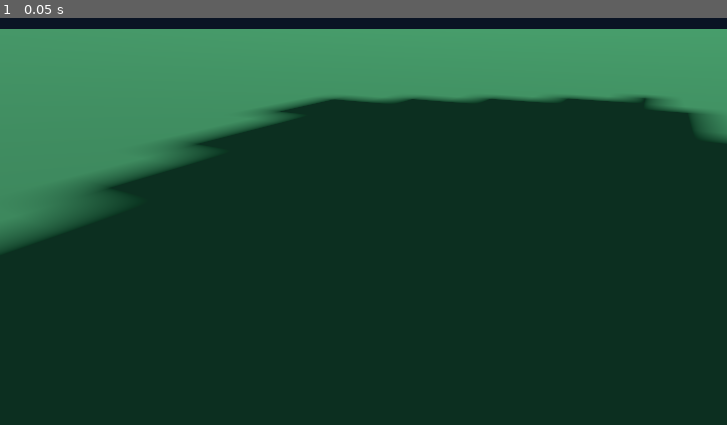
Above: before the commit, frame 1.
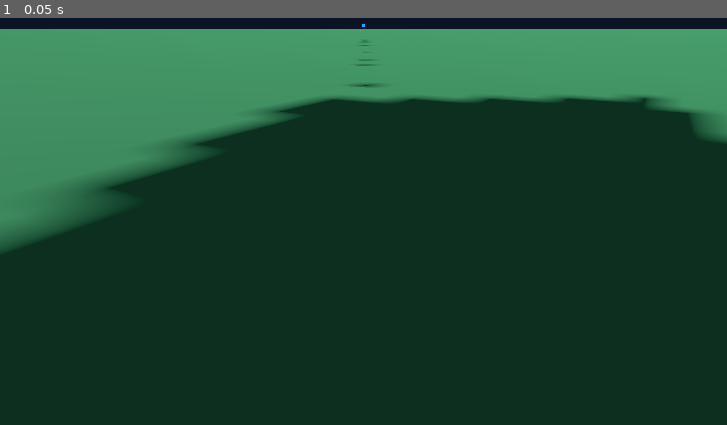
Above: after the commit, the same moment.

Repository: papakermitsbambam2016-coder/ThatVRKidd-Fangame
Game: Godot game, scene res://Scenes/Main.tscn
The game is run twice, just before and just after one commit, with the same random seed, the same clock (stepped at 60 frames per second) and the same inputs.
Inputs:
- Up to frame 1 (0.05 s): no input

The runs differ from the first frame. In frame 1, less than 0.1% of the frame differs, in the area x 48-53%, y 1-17%.

Commit message:
Attach menu pointer to right controller

Diff:
--- a/Scenes/Main.tscn
+++ b/Scenes/Main.tscn
@@ -1,8 +1,9 @@
-[gd_scene load_steps=12 format=3]
+[gd_scene load_steps=13 format=3]
 
 [ext_resource type="Script" path="res://Scripts/Main.gd" id="1_main"]
 [ext_resource type="Script" path="res://Scripts/Player/GorillaPlayer.gd" id="2_player"]
 [ext_resource type="Script" path="res://Scripts/Client/ClientMenu.gd" id="3_menu"]
+[ext_resource type="Script" path="res://Scripts/Client/MenuPointer.gd" id="4_pointer"]
 
 [sub_resource type="Environment" id="Environment_main"]
 background_mode = 1
@@ -93,3 +94,9 @@
 [node name="HandMesh" type="MeshInstance3D" parent="Player/XROrigin3D/RightController"]
 mesh = SubResource("Sphere_hand")
 material_override = SubResource("Material_right")
+
+[node name="MenuPointer" type="Node3D" parent="Player/XROrigin3D/RightController"]
+script = ExtResource("4_pointer")
+Commit it with:
+
+Attach menu pointer to right controller
